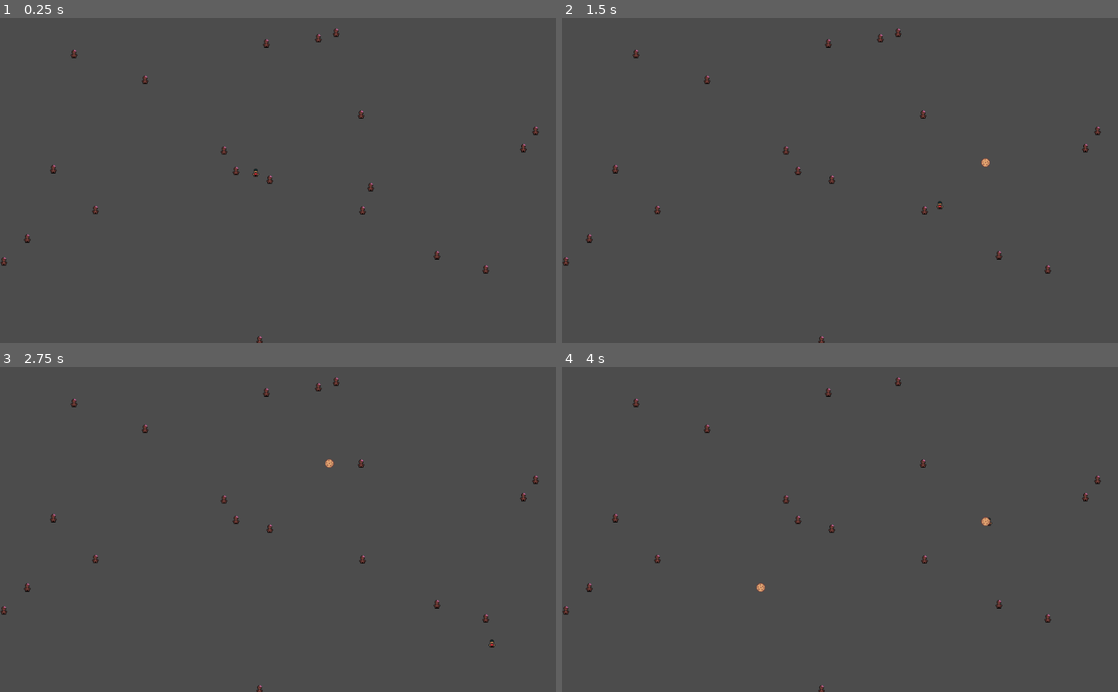
Above: before the commit, frames 1-4 (two rows, left to right).
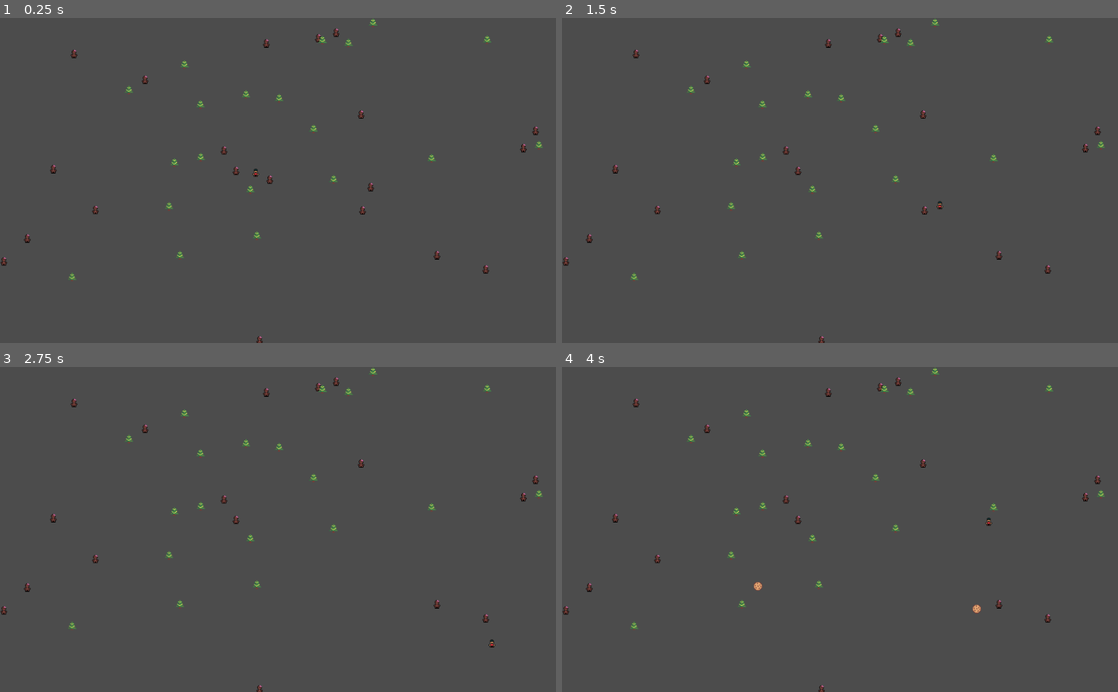
Above: after the commit, the same moments.

Repository: cznrhubarb/feliz-navidead
Game: Godot game, scene res://TestScene.tscn
Same seed, same stepped clock (60 frames per second), same inputs: the game is played once before the commit and once after it.
Inputs (mouse positions are in pixels of both pictures, inside the frame that each line leads up to):
- Up to frame 1 (0.25 s): no input
- Up to frame 2 (1.5 s): tap Enter at 0.5 s; move the mouse to (962, 164) at 0.52 s; press the mouse at (962, 164) at 0.53 s; hold D (move_right) 0.53-1.28 s; move the mouse to (728, 196) at 1.27 s; release the mouse at (728, 196) at 1.28 s; hold S (move_down) from 1.28 s (still down); click (728, 196) at 1.35 s
- Up to frame 3 (2.75 s): move the mouse to (333, 458) at 2.02 s; release S (move_down) at 2.03 s; press the mouse at (333, 458) at 2.03 s; hold D (move_right) from 2.03 s (still down)
- Up to frame 4 (4 s): move the mouse to (812, 594) at 2.77 s; release D (move_right) at 2.78 s; release the mouse at (812, 594) at 2.78 s; hold W (move_up) 2.78-3.53 s; click (812, 594) at 2.85 s; tap Space at 3.5 s; move the mouse to (1006, 578) at 3.52 s; press the mouse at (1006, 578) at 3.53 s; hold A (move_left) from 3.53 s (still down)

The runs differ from the first frame. In frame 1, 0.4% of the frame differs, in the area x 12-98%, y 0-81%; in frame 2, 0.5%; in frame 3, 0.5%; in frame 4, 0.6%.

Commit message:
Added collision layers and sticky trees

Diff:
--- a/CookieBullet.tscn
+++ b/CookieBullet.tscn
@@ -7,6 +7,8 @@
 radius = 7.42278
 
 [node name="KinematicBody2D2" type="KinematicBody2D"]
+collision_layer = 2
+collision_mask = 5
 script = ExtResource( 1 )
 __meta__ = {
 "_edit_group_": true
--- a/GingerBreadMan.gd
+++ b/GingerBreadMan.gd
@@ -1,3 +1,6 @@
 extends KinematicBody2D
 
 var type = "enemy"
+
+#func _physics_process(delta):
+#
--- a/GingerBreadMan.tscn
+++ b/GingerBreadMan.tscn
@@ -7,6 +7,8 @@
 extents = Vector2( 4.27496, 6.91256 )
 
 [node name="KinematicBody2D" type="KinematicBody2D"]
+collision_layer = 4
+collision_mask = 19
 script = ExtResource( 1 )
 __meta__ = {
 "_edit_group_": true
--- a/TestScene.tscn
+++ b/TestScene.tscn
@@ -1,16 +1,19 @@
-[gd_scene load_steps=5 format=2]
+[gd_scene load_steps=6 format=2]
 
 [ext_resource path="res://Child.gd" type="Script" id=1]
 [ext_resource path="res://child.png" type="Texture" id=2]
 [ext_resource path="res://GingerFactory.gd" type="Script" id=3]
+[ext_resource path="res://TreeFactory.gd" type="Script" id=4]
 
 [sub_resource type="RectangleShape2D" id=1]
-extents = Vector2( 3.87338, 6.64243 )
+extents = Vector2( 5.36142, 6.64243 )
 
 [node name="TestScene" type="Node2D"]
 
 [node name="Child" type="KinematicBody2D" parent="."]
 position = Vector2( 470.969, 285.408 )
+collision_layer = 16
+collision_mask = 13
 script = ExtResource( 1 )
 __meta__ = {
 "_edit_group_": true
@@ -24,3 +27,6 @@
 
 [node name="GingerFactory" type="Node" parent="."]
 script = ExtResource( 3 )
+
+[node name="TreeFactory" type="Node" parent="."]
+script = ExtResource( 4 )
--- /dev/null
+++ b/Tree.gd
@@ -0,0 +1,3 @@
+extends StaticBody2D
+
+var type = "tree"
--- /dev/null
+++ b/Tree.tscn
@@ -0,0 +1,17 @@
+[gd_scene load_steps=4 format=2]
+
+[ext_resource path="res://Tree.gd" type="Script" id=1]
+[ext_resource path="res://tree.png" type="Texture" id=2]
+
+[sub_resource type="RectangleShape2D" id=1]
+extents = Vector2( 3.78215, 6.27253 )
+
+[node name="Tree" type="StaticBody2D"]
+script = ExtResource( 1 )
+
+[node name="Sprite" type="Sprite" parent="."]
+texture = ExtResource( 2 )
+
+[node name="CollisionShape2D" type="CollisionShape2D" parent="."]
+position = Vector2( 0, 1.67479 )
+shape = SubResource( 1 )
--- /dev/null
+++ b/TreeFactory.gd
@@ -0,0 +1,10 @@
+extends Node
+
+func _ready():
+	var scene_size = get_viewport().size
+	var tree_scene = load("res://Tree.tscn")
+	for i in range(20):
+		var tree = tree_scene.instance()
+		tree.position = Vector2(rand_range(0, scene_size.x), rand_range(0, scene_size.y))
+		print(tree.position)
+		add_child(tree)
--- a/project.godot
+++ b/project.godot
@@ -46,6 +46,14 @@
  ]
 }
 
+[layer_names]
+
+2d_physics/layer_1="walls"
+2d_physics/layer_2="player_bullets"
+2d_physics/layer_3="enemies"
+2d_physics/layer_4="enemy_bullets"
+2d_physics/layer_5="player"
+
 [rendering]
 
 environment/default_environment="res://default_env.tres"
Binary file added: tree.png
Not shown, added: tree.png.import
